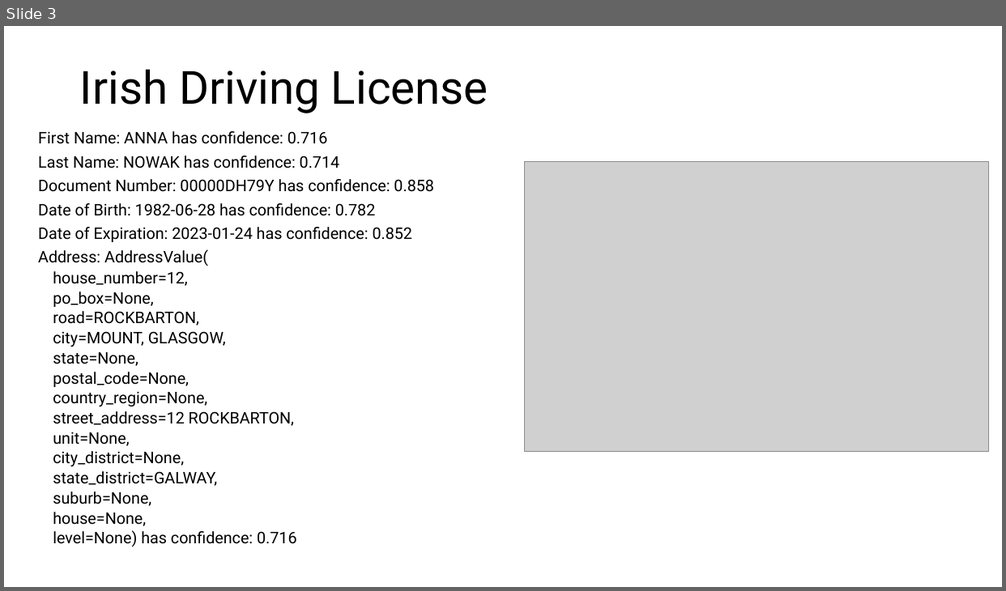
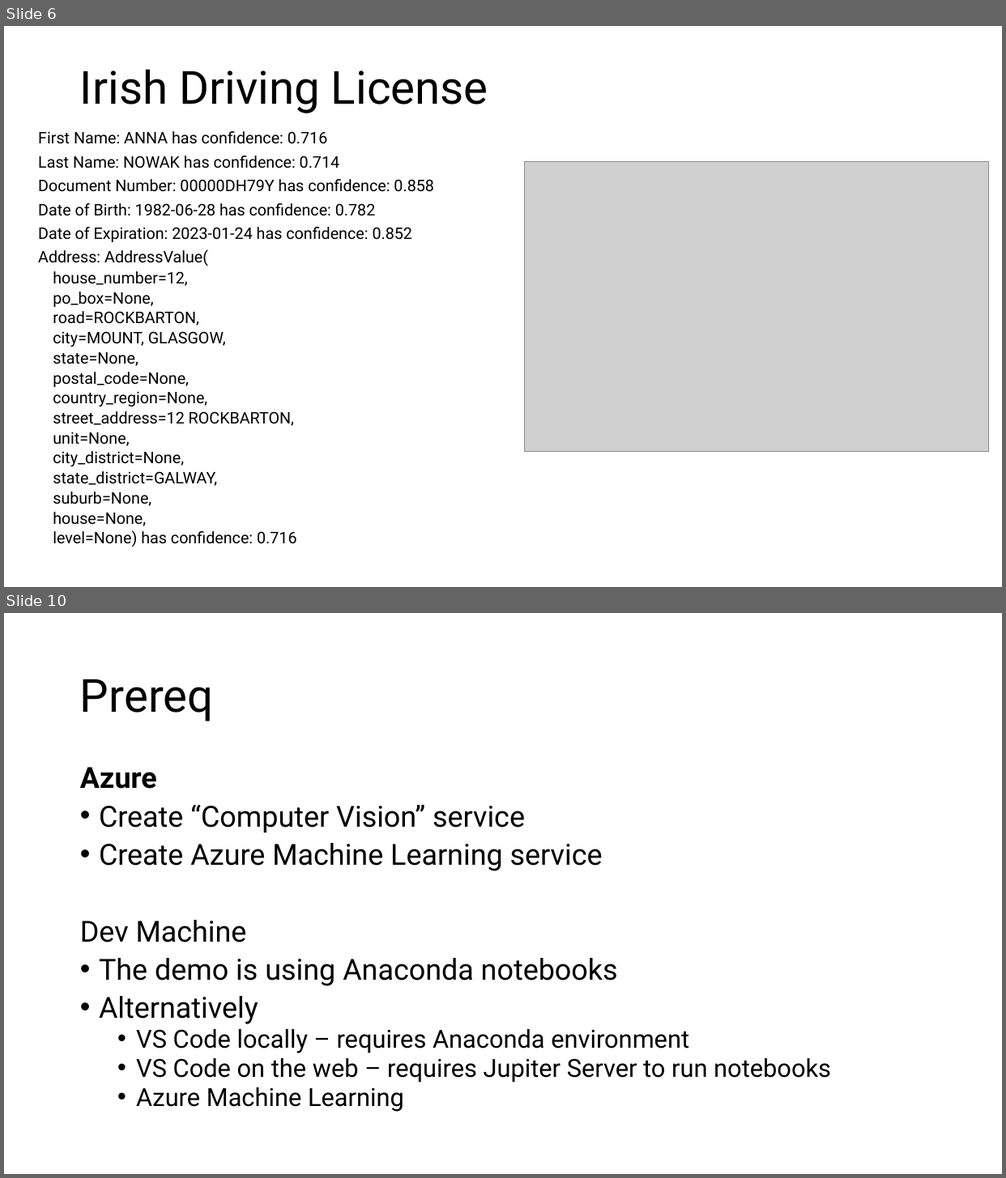
Before and after one commit to peterperov/DocumentIntelligence, a slide deck: Document OCR Demo.pptx. Shown one above the other, each under a label of ours: slide 3 before the commit, slides 6 and 10 after it; the slides between them are not shown. The pictures are 1006x591 and 1006x1178 pixels, drawn with LibreOffice and Linux fonts; fonts in the diff are those of the drawing; grey boxes stand for pictures. Boxes give left, top, right and bottom in pixels: in the first picture for what was removed or moved away, otherwise in the second. Text is boxed around its words. In the diff, an @@ line names an element or a change of style, - is before the commit and + after.

```diff
--- a/Document OCR Demo.pptx
+++ b/Document OCR Demo.pptx
@@ slide 10 added at <box>4,613,1002,1174</box>, background #FFFFFF @@
@@ title added at <box>80,679,214,722</box>, 44 pt, text #000000 @@
+Prereq
@@ text added at <box>80,767,831,1112</box>, 28 pt, text #000000 @@
+Azure
+• Create “Computer Vision” service
+• Create Azure Machine Learning service
+Dev Machine
+• The demo is using Anaconda notebooks
+• Alternatively
+  • VS Code locally – requires Anaconda environment
+  • VS Code on the web – requires Jupiter Server to run notebooks
+  • Azure Machine Learning
@@ what was slide 3 is now slide 6 @@
```
Also in this commit, not shown: 1 slide changed, 7 other slides added, 3 other files.
